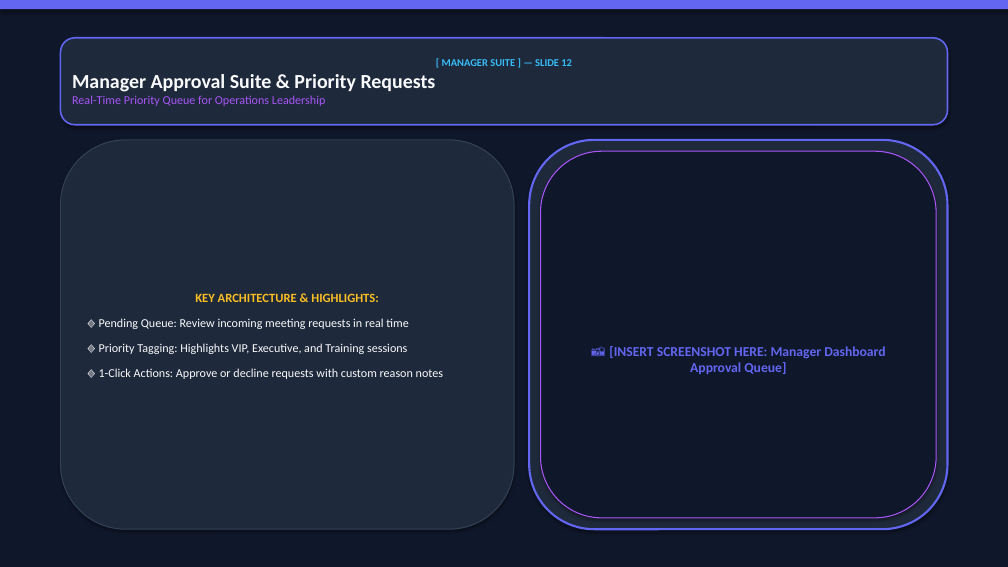
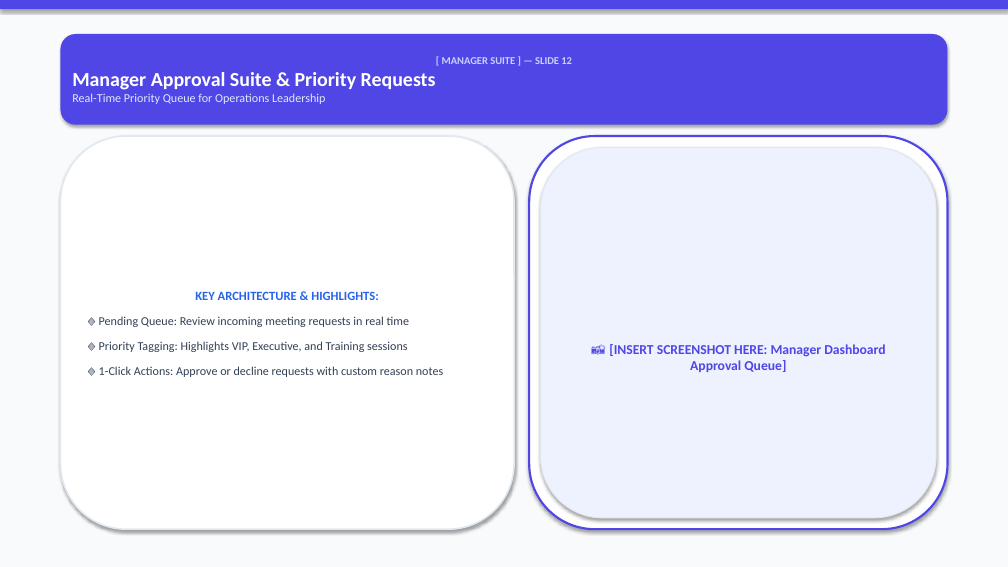
Before and after one commit to VishalMishraCSE/meeting-room-booking-system, a slide deck: slide 12 of document/PRESENTATION_DECK_SLIDES.pptx. Drawn at 1008x567 pixels with LibreOffice and Linux fonts; fonts in the diff are those of the drawing. Boxes give left, top, right and bottom in pixels: in the first picture for what was removed or moved away, otherwise in the second. Text is boxed around its words. In the diff, an @@ line names an element or a change of style, - is before the commit and + after.

Commit message:
design: convert PowerPoint presentation deck to a clean, bright, light-themed executive design system

```diff
--- a/document/PRESENTATION_DECK_SLIDES.pptx
+++ b/document/PRESENTATION_DECK_SLIDES.pptx
@@ rectangle at [0, 0, 1008, 567]: fill #0F172A to #F8FAFC @@
@@ rectangle at [0, 0, 1008, 9]: fill #6366F1 to #4F46E5 @@
@@ rounded rectangle "[ MANAGER SUITE ] — ...": place and size @@
-rounded rectangle "[ MANAGER SUITE ] — ..." at [60, 38, 948, 125]
+rounded rectangle "[ MANAGER SUITE ] — ..." at [60, 34, 948, 125]
@@ rounded rectangle "[ MANAGER SUITE ] — ..." at [60, 34, 948, 125]: text colour #38BDF8 to #C7D2FE in "[ MANAGER SUITE ] — SLIDE 12"; text colour #F8FAFC to #FFFFFF in "Manager Approval Suite & Priority Requests"; text colour #A855F7 to #E0E7FF in "Real-Time Priority Queue for Operations Leadership"; fill #1E293B to #4F46E5; outline #6366F1 1.5 pt to none @@
@@ rounded rectangle "KEY ARCHITECTURE & HIGHLIGHTS:": place and size @@
-rounded rectangle "KEY ARCHITECTURE & HIGHLIGHTS:" at [60, 140, 514, 529]
+rounded rectangle "KEY ARCHITECTURE & HIGHLIGHTS:" at [60, 136, 514, 529]
@@ rounded rectangle "KEY ARCHITECTURE & HIGHLIGHTS:" at [60, 136, 514, 529]: text colour #FBBF24 to #2563EB in "KEY ARCHITECTURE & HIGHLIGHTS:"; text colour #F8FAFC to #334155 in "🔹 Pending Queue: Review incoming meeting requests ...", "🔹 Priority Tagging: Highlights VIP, Executive, and ...", "🔹 1-Click Actions: Approve or decline requests ..."; fill #1E293B to #FFFFFF; outline #334155 1 pt to #E2E8F0 1.5 pt @@
@@ rounded rectangle: place and size @@
-rounded rectangle at [529, 140, 948, 529]
+rounded rectangle at [529, 136, 948, 529]
@@ rounded rectangle at [529, 136, 948, 529]: fill #1E293B to #FFFFFF; outline #6366F1 2 pt to #4F46E5 2 pt @@
@@ rounded rectangle "📸 [INSERT SCREENSHOT HERE: Manager ...": place and size @@
-rounded rectangle "📸 [INSERT SCREENSHOT HERE: Manager ..." at [541, 151, 936, 518]
+rounded rectangle "📸 [INSERT SCREENSHOT HERE: Manager ..." at [541, 147, 936, 518]
@@ rounded rectangle "📸 [INSERT SCREENSHOT HERE: Manager ..." at [541, 147, 936, 518]: text colour #6366F1 to #4F46E5; fill #0F172A to #EEF2FF; outline #A855F7 1 pt to #E2E8F0 1 pt @@
```
Also in this commit, not shown: 17 other slides changed.
